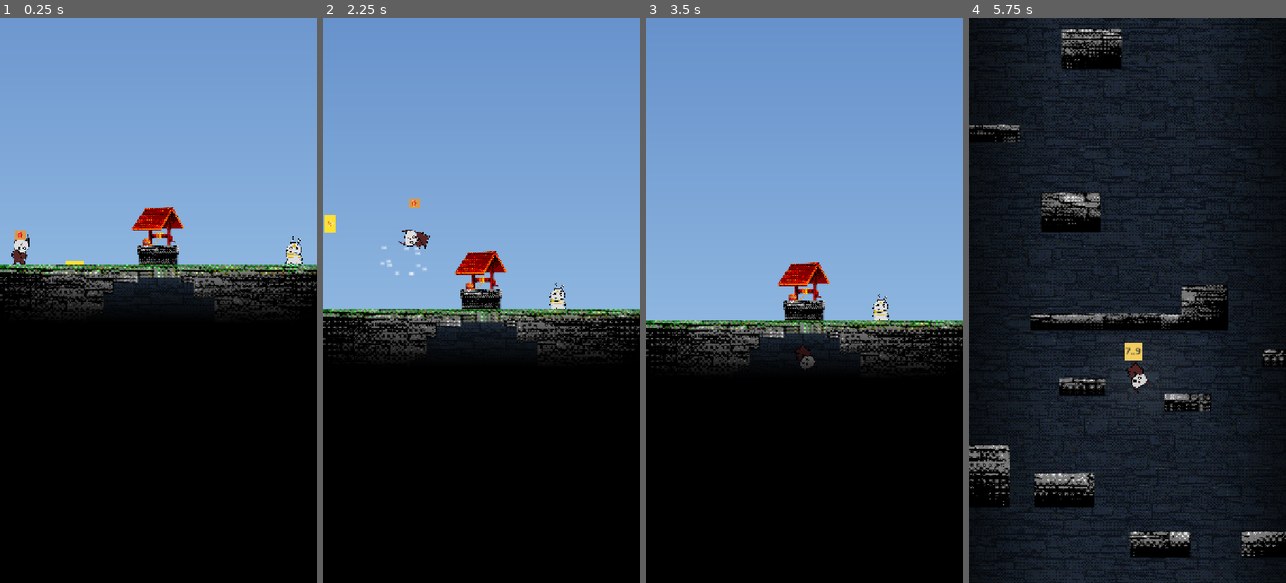
Above: before the commit, frames 1-4 (left to right).
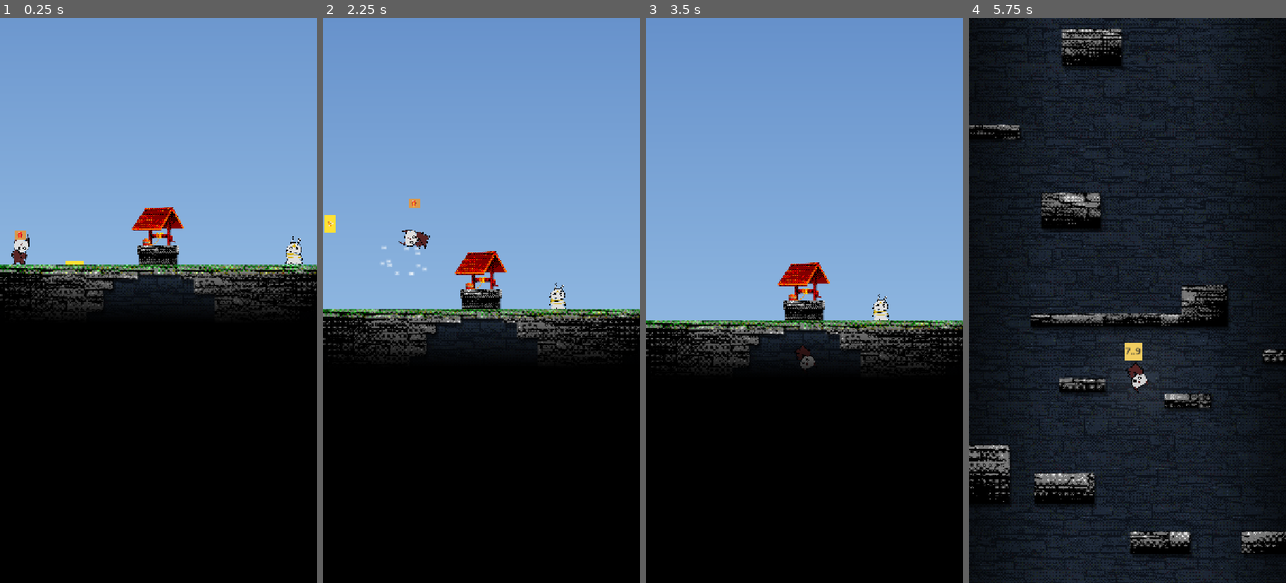
Above: after the commit, the same moments.

Repository: gimigkk/agustus-13
Game: Godot game, scene res://scenes/levels/test_level.tscn
The game is run twice, just before and just after one commit, with the same random seed, the same clock (stepped at 60 frames per second) and the same inputs.
Inputs (mouse positions are in pixels of both pictures, inside the frame that each line leads up to):
- Up to frame 1 (0.25 s): no input
- Up to frame 2 (2.25 s): tap Enter at 0.5 s; move the mouse to (551, 272) at 0.52 s; hold Right (move_right) 0.53-2.03 s; tap Space (jump) at 0.77, 1.52 s; move the mouse to (418, 328) at 1.27 s; move the mouse to (513, 176) at 2.02 s; hold Left (move_left) from 2.03 s (still down)
- Up to frame 3 (3.5 s): move the mouse to (788, 413) at 2.77 s; release Left (move_left) at 2.78 s; hold Right (move_right) from 2.78 s (still down); tap Space (jump) at 3.02 s
- Up to frame 4 (5.75 s): move the mouse to (1222, 385) at 3.52 s; tap Space (jump) at 3.77, 4.52 s; move the mouse to (1032, 215) at 4.27 s; release Right (move_right) at 4.28 s; hold Left (move_left) 4.28-5.03 s; move the mouse to (1143, 300) at 5.02 s; hold Right (move_right) from 5.03 s (still down)

The runs differ from the first frame. In frame 1, 0.2% of the frame differs, in the area x 32-68%, y 45-50%; in frame 2, 0.2%; in frame 3, 0.2%; in frame 4, 0.4%, in the area x 8-100%, y 2-96%.

Commit message:
fix(shadow): enable use_parent_material on shadow slice sprites to apply blur shader

Diff:
--- a/scenes/levels/test_level.tscn
+++ b/scenes/levels/test_level.tscn
@@ -91,30 +91,35 @@
 [node name="PlatformShadowLayer" type="Node2D" parent="."]
 z_index = 7
 material = SubResource("ShaderMaterial_shadow")
-position = Vector2(0, 14.415)
+position = Vector2(4, 14.415)
 script = ExtResource("22_cullscript")
 
 [node name="Plat0" type="Sprite2D" parent="PlatformShadowLayer"]
+use_parent_material = true
 position = Vector2(0, 779)
 scale = Vector2(0.5, 0.5)
 texture = ExtResource("16_plat0")
 
 [node name="Plat1" type="Sprite2D" parent="PlatformShadowLayer"]
+use_parent_material = true
 position = Vector2(0, -323)
 scale = Vector2(0.5, 0.5)
 texture = ExtResource("17_plat1")
 
 [node name="Plat2" type="Sprite2D" parent="PlatformShadowLayer"]
+use_parent_material = true
 position = Vector2(0, -1425)
 scale = Vector2(0.5, 0.5)
 texture = ExtResource("18_plat2")
 
 [node name="Plat3" type="Sprite2D" parent="PlatformShadowLayer"]
+use_parent_material = true
 position = Vector2(0, -2527)
 scale = Vector2(0.5, 0.5)
 texture = ExtResource("19_plat3")
 
 [node name="Plat4" type="Sprite2D" parent="PlatformShadowLayer"]
+use_parent_material = true
 position = Vector2(0, -3629)
 scale = Vector2(0.5, 0.5)
 texture = ExtResource("20_plat4")
--- a/shaders/drop_shadow_blur.gdshader
+++ b/shaders/drop_shadow_blur.gdshader
@@ -1,24 +1,25 @@
 shader_type canvas_item;
 
-uniform float blur_amount : hint_range(0.0, 10.0) = 3.5;
-uniform float shadow_opacity : hint_range(0.0, 1.0) = 0.40;
+uniform float blur_amount : hint_range(0.0, 20.0) = 5.0;
+uniform float shadow_opacity : hint_range(0.0, 1.0) = 0.55;
 
 void fragment() {
 	vec2 ps = TEXTURE_PIXEL_SIZE * blur_amount;
 
-	// 9-sample 2D Gaussian Kernel Blur
 	float alpha = 0.0;
-	alpha += texture(TEXTURE, UV + vec2(-ps.x, -ps.y)).a * 0.0625;
-	alpha += texture(TEXTURE, UV + vec2( 0.0,  -ps.y)).a * 0.1250;
-	alpha += texture(TEXTURE, UV + vec2( ps.x, -ps.y)).a * 0.0625;
+	alpha += texture(TEXTURE, UV + vec2(-ps.x * 2.0, 0.0)).a * 0.05;
+	alpha += texture(TEXTURE, UV + vec2(-ps.x, -ps.y)).a * 0.10;
+	alpha += texture(TEXTURE, UV + vec2(0.0, -ps.y * 2.0)).a * 0.05;
+	alpha += texture(TEXTURE, UV + vec2(0.0, -ps.y)).a * 0.15;
+	alpha += texture(TEXTURE, UV + vec2(ps.x, -ps.y)).a * 0.10;
+	alpha += texture(TEXTURE, UV + vec2(ps.x * 2.0, 0.0)).a * 0.05;
 
-	alpha += texture(TEXTURE, UV + vec2(-ps.x,  0.0)).a  * 0.1250;
-	alpha += texture(TEXTURE, UV + vec2( 0.0,   0.0)).a  * 0.2500;
-	alpha += texture(TEXTURE, UV + vec2( ps.x,  0.0)).a  * 0.1250;
+	alpha += texture(TEXTURE, UV).a * 0.25;
 
-	alpha += texture(TEXTURE, UV + vec2(-ps.x,  ps.y)).a * 0.0625;
-	alpha += texture(TEXTURE, UV + vec2( 0.0,   ps.y)).a * 0.1250;
-	alpha += texture(TEXTURE, UV + vec2( ps.x,  ps.y)).a * 0.0625;
+	alpha += texture(TEXTURE, UV + vec2(-ps.x, ps.y)).a * 0.10;
+	alpha += texture(TEXTURE, UV + vec2(0.0, ps.y)).a * 0.15;
+	alpha += texture(TEXTURE, UV + vec2(0.0, ps.y * 2.0)).a * 0.05;
+	alpha += texture(TEXTURE, UV + vec2(ps.x, ps.y)).a * 0.10;
 
 	COLOR = vec4(0.0, 0.0, 0.0, alpha * shadow_opacity);
 }
Not shown, added: shaders/drop_shadow_blur.gdshader.uid
